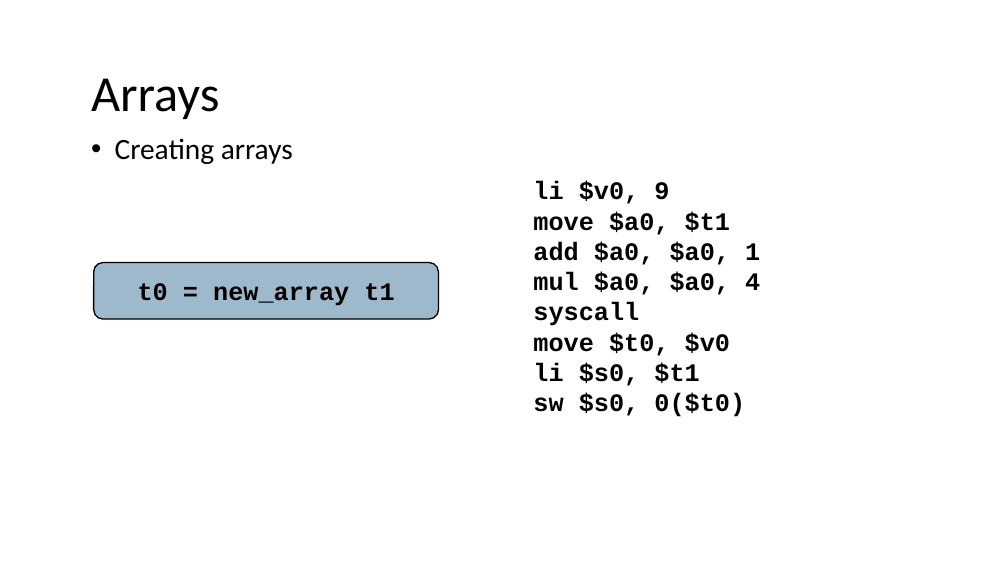
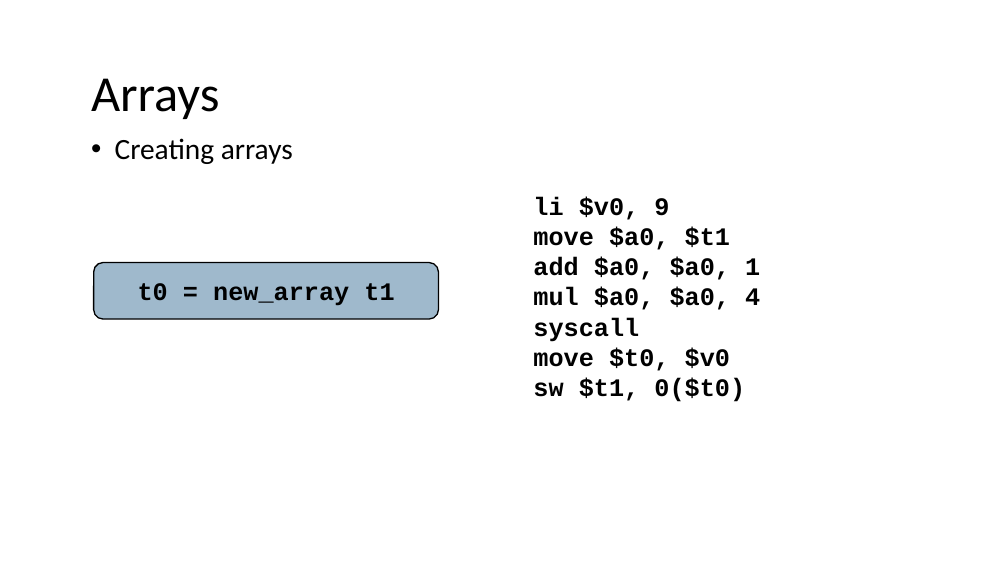
Before and after one commit to nivshani/compilation, a slide deck: slide 76 of slides/codegen.pptx. Drawn at 1008x567 pixels with LibreOffice and Linux fonts; fonts in the diff are those of the drawing. Boxes give left, top, right and bottom in pixels: in the first picture for what was removed or moved away, otherwise in the second. Text is boxed around its words. In the diff, an @@ line names an element or a change of style, - is before the commit and + after.

```diff
--- a/slides/codegen.pptx
+++ b/slides/codegen.pptx
@@ text at <box>533,378,745,402</box>: text changed @@
-li $s0, $t1
-sw $s0, 0($t0)
+sw $t1, 0($t0)
```
Also in this commit, not shown: 23 other slides changed, 1 other file.
